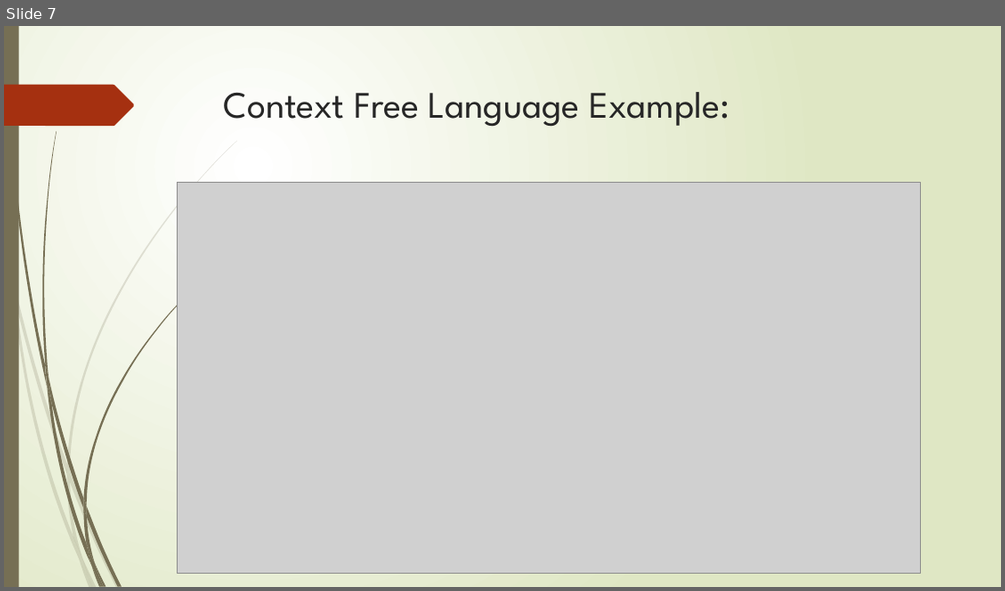
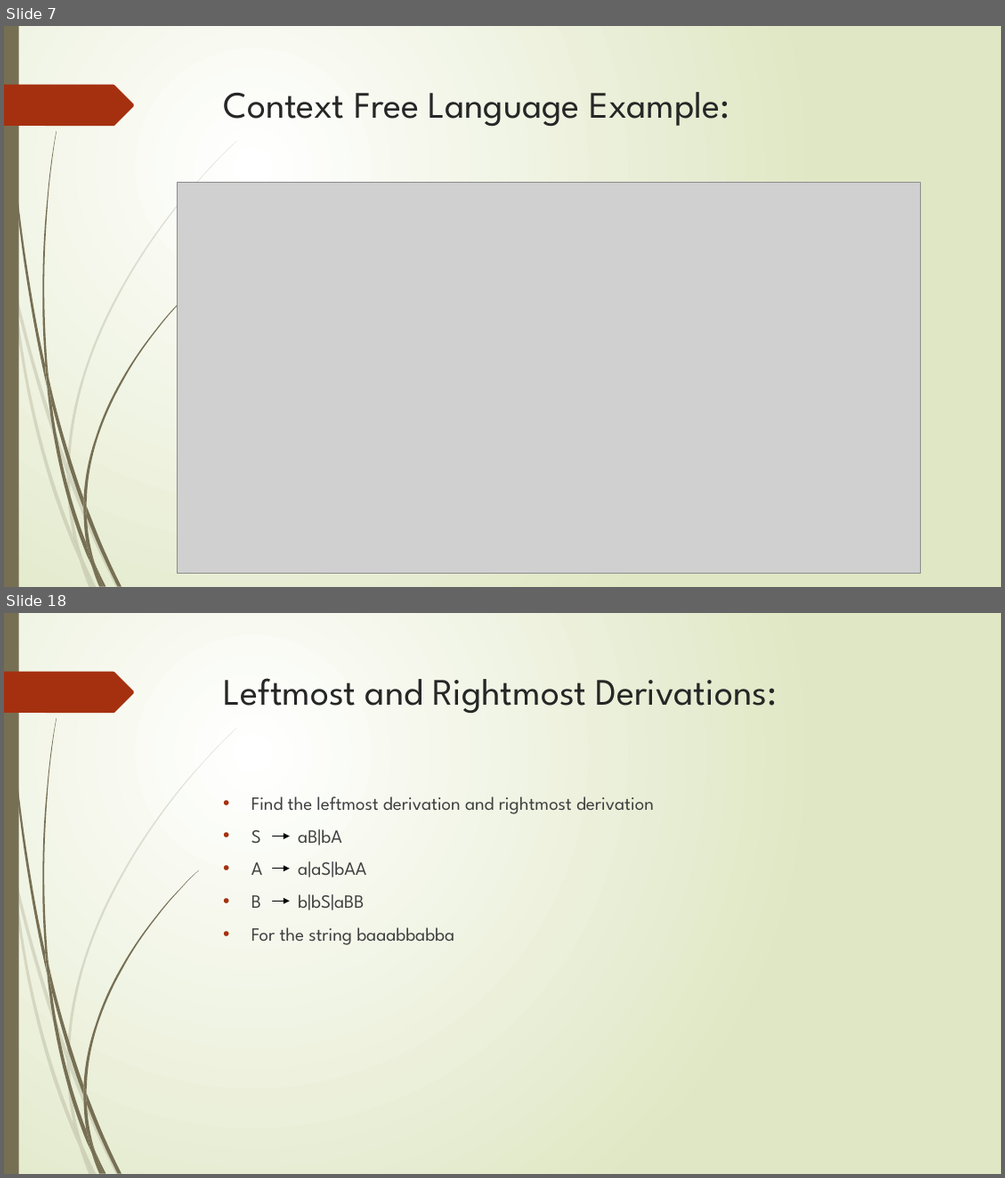
Before and after one commit to Federal-Urdu-University/Theory-of-Automata, a slide deck: Chap-3.pptx. Shown one above the other, each under a label of ours: slide 7 before the commit, slides 7 and 18 after it; the slides between them are not shown. The pictures are 1005x591 and 1005x1178 pixels, drawn with LibreOffice and Linux fonts; fonts in the diff are those of the drawing; grey boxes stand for pictures. Boxes give left, top, right and bottom in pixels: in the first picture for what was removed or moved away, otherwise in the second. Text is boxed around its words. In the diff, an @@ line names an element or a change of style, - is before the commit and + after.

```diff
--- a/Chap-3.pptx
+++ b/Chap-3.pptx
@@ slide 18 added at (x1=4, y1=613, x2=1001, y2=1174), background gradient #FFFFFF to #DFE8C4; not listed: 24 template elements that a slide beside it also shows @@
@@ title added at (x1=224, y1=678, x2=777, y2=713), 36 pt, text #262626 @@
+Leftmost and Rightmost Derivations:
@@ text added at (x1=251, y1=796, x2=654, y2=945), 18 pt, text #404040 @@
+• Find the leftmost derivation and rightmost derivation
+• S aB|bA
+• A a|aS|bAA
+• B b|bS|aBB
+• For the string baaabbabba
@@ arrow added from (273, 835) to (290, 835), #000000 0.75 pt @@
@@ arrow added from (273, 868) to (290, 868), #000000 0.75 pt @@
@@ arrow added from (273, 900) to (290, 900), #000000 0.75 pt @@
```
Also in this commit, not shown: 3 slides changed, 8 other slides added.
